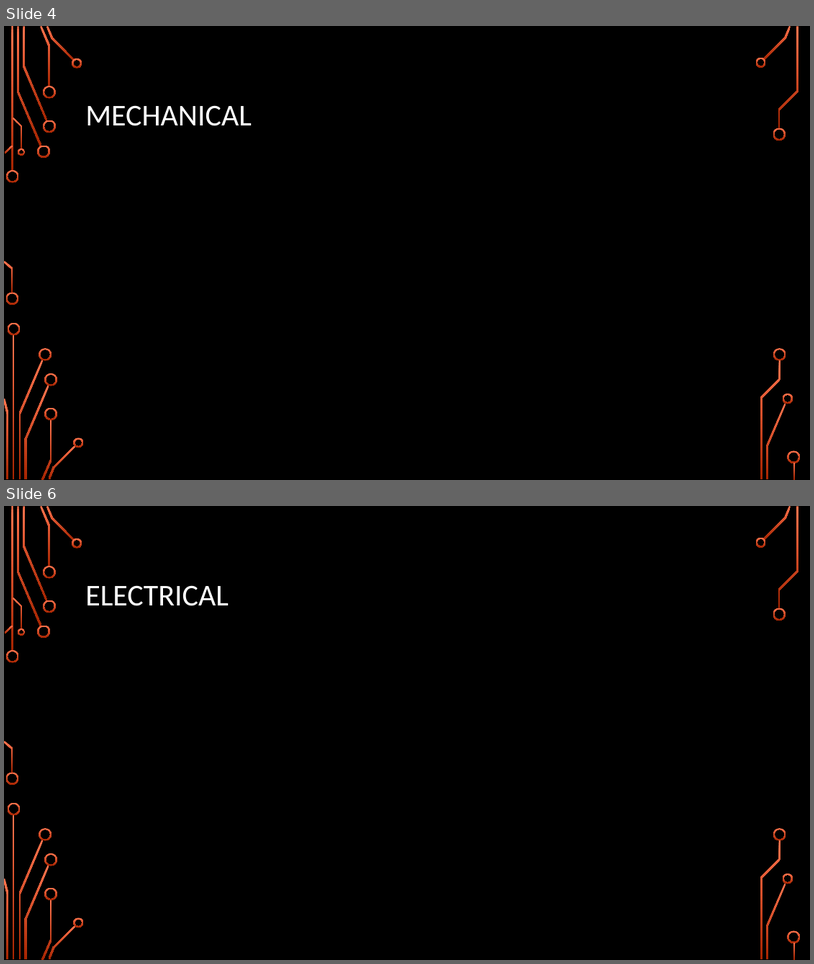
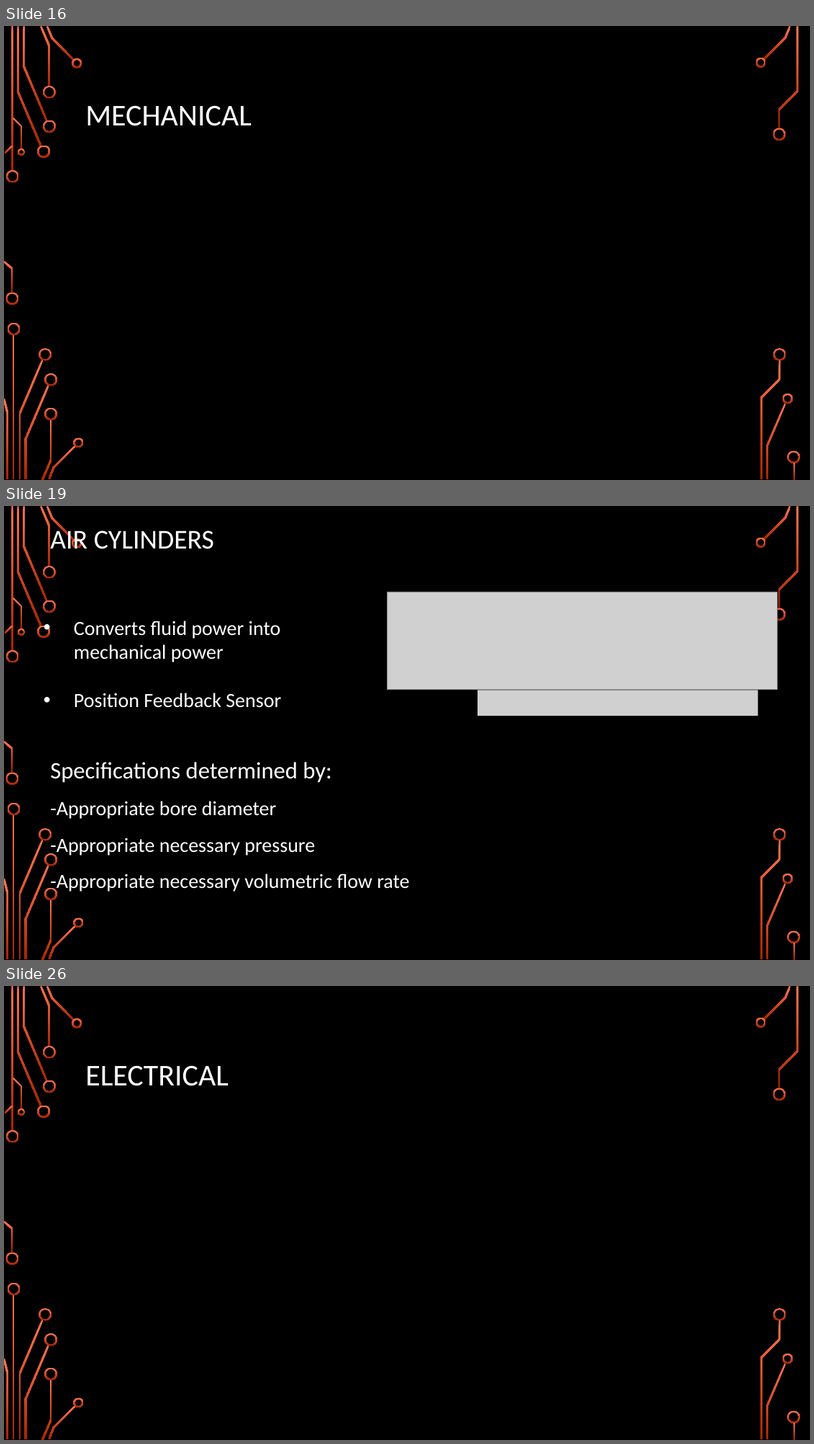
Before and after one commit to Logiant/AgileRoboticControls, a slide deck: Documentation/Presentation/Design Presentation/Design Presentation.pptx. Shown one above the other, each under a label of ours: slides 4 and 6 before the commit, slides 16, 19 and 26 after it; the slides between them are not shown. The pictures are 814x964 and 814x1444 pixels, drawn with LibreOffice and Linux fonts; fonts in the diff are those of the drawing; grey boxes stand for pictures; background and template pictures are left out. Boxes give left, top, right and bottom in pixels: in the first picture for what was removed or moved away, otherwise in the second. Text is boxed around its words. In the diff, an @@ line names an element or a change of style, - is before the commit and + after.

```diff
--- a/Documentation/Presentation/Design Presentation/Design Presentation.pptx
+++ b/Documentation/Presentation/Design Presentation/Design Presentation.pptx
@@ slide 19 added at (4,506,810,960), background picture (left out); not listed: 36 template elements that a slide beside it also shows @@
@@ title added at (50,526,214,549), 32.4 pt, text #FFFFFF @@
+AIR CYLINDERS
@@ picture added at (387,592,778,690) @@
@@ text added at (74,620,281,708), 24 pt, text #FFFFFF @@
+• Converts fluid power into mechanical power
+• Position Feedback Sensor
@@ picture added at (478,690,759,716) @@
@@ text added at (50,762,409,893), 24 pt, text #FFFFFF @@
+Specifications determined by:
+-Appropriate bore diameter
+-Appropriate necessary pressure
+-Appropriate necessary volumetric flow rate
@@ what was slide 4 is now slide 16 @@
@@ what was slide 6 is now slide 26 @@
```
Also in this commit, not shown: 1 slide changed, 20 other slides added, 1 slide removed.
